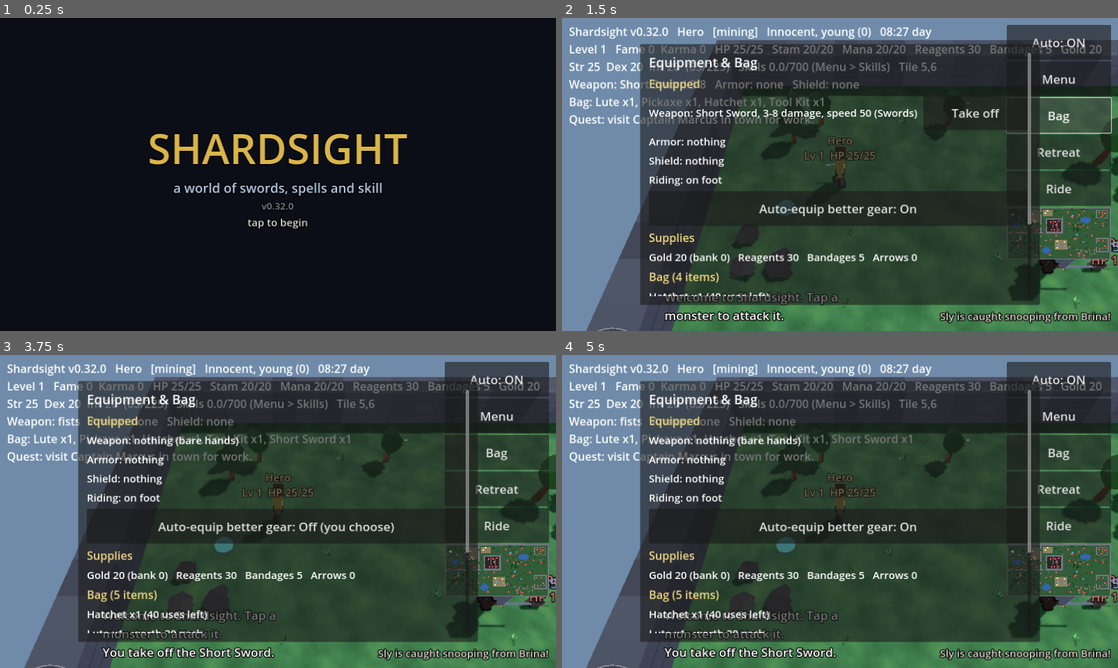
Above: before the commit, frames 1-4 (two rows, left to right).
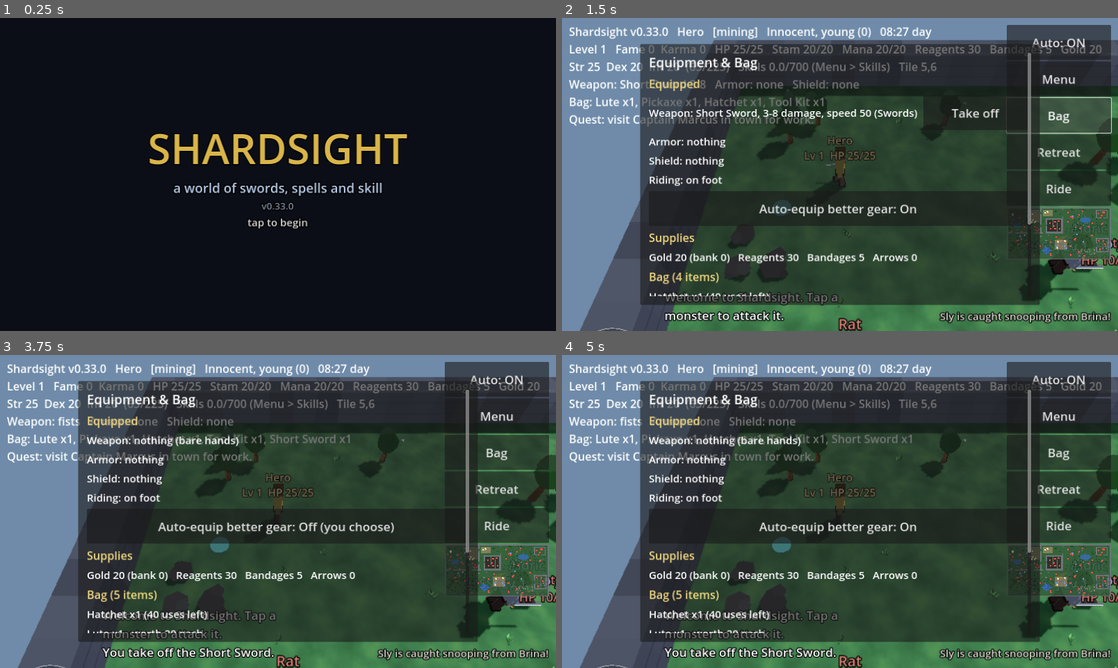
Above: after the commit, the same moments.

Repository: luckovsdeniss-denlu/Shardsight
Game: Godot game, scene res://scenes/main.tscn
Same seed, same stepped clock (60 frames per second), same inputs: the game is played once before the commit and once after it.
Inputs:
- Up to frame 1 (0.25 s): no input
- Up to frame 2 (1.5 s): click "Auto: ON" at 0.5 s; click "Bag" at 1.25 s
- Up to frame 3 (3.75 s): click "Retreat" at 2 s; click "Ride" at 2.75 s; click "Take off" at 3.5 s
- Up to frame 4 (5 s): click "Auto-equip better gear: Off (…" at 4.25 s

The runs differ from the first frame. In frame 1, less than 0.1% of the frame differs, in the area x 50-52%, y 59-62%; in frame 2, 2.7%; in frame 3, 2.8%, in the area x 3-100%, y 3-100%; in frame 4, 2.8%.

Commit message:
v0.33.0: performance — throttled AI, labels, auras and HUD; off-screen culling; baked minimap
Co-Authored-By: Claude Opus 5.5 <noreply@anthropic.com>
Claude-Session: https://claude.ai/code/session_01H6LNxUGdbevPyoRQBBzvxK

Diff:
--- a/project.godot
+++ b/project.godot
@@ -4,7 +4,7 @@
 [application]
 
 config/name="Shardsight"
-config/version="0.32.0"
+config/version="0.33.0"
 run/main_scene="res://scenes/main.tscn"
 config/features=PackedStringArray("4.3", "GL Compatibility")
 config/icon="res://icon.svg"
--- a/scripts/entity.gd
+++ b/scripts/entity.gd
@@ -210,6 +210,12 @@
 var swing_anim := 0.0
 var _last_pos := Vector3.ZERO
 var idle_time := 0.0           # seconds standing still with nothing to do
+var _think_acc := 0.0
+var _think_every := 0.12       # seconds between decisions (the hero decides faster)
+var _aura_acc := 0.0
+var _label_acc := 0.0
+var _cull_timer := 0.0
+var _near := true              # close enough to the camera to be drawn and animated
 var holo := false              # showing the idle hologram
 
 
@@ -271,6 +277,8 @@
 	mount_carry = float(cfg.get("mount_carry", 1.0))
 	saddle = float(cfg.get("saddle", 0.62))
 	is_boss = bool(cfg.get("boss", false))
+	_think_every = randf_range(0.1, 0.16)    # staggered, so not everyone decides on the same frame
+	_think_acc = randf() * _think_every
 	karma = int(cfg.get("karma", 0)) if p_kind != Kind.PLAYER else 0
 	# Players start with the first four circles and copy the rest from scrolls; monsters (and
 	# configs marked "all") know every spell.
@@ -309,13 +317,19 @@
 	if dead:
 		if ghost:
 			_ghost_tick(delta)
-			_animate(delta)
+			if _near:
+				_animate(delta)
 		else:
 			dead_timer -= delta
 			if dead_timer <= 0.0:
 				_respawn()
 		return
-	_animate(delta)
+	_cull_timer -= delta
+	if _cull_timer <= 0.0:
+		_cull_timer = 0.5
+		_update_cull()
+	if _near:
+		_animate(delta)
 	gate_cd = maxf(gate_cd - delta, 0.0)
 	swing_cd = maxf(swing_cd - delta, 0.0)
 	cast_cd = maxf(cast_cd - delta, 0.0)
@@ -360,31 +374,36 @@
 			return
 	if paralyzed_timer > 0.0:
 		paralyzed_timer -= delta          # frozen: no moving, swinging or casting
-		_refresh_label()
-		return
-	if role == "healer":
-		_heal_aura(delta)
-	elif role == "merchant":
-		_market_aura(delta)
-	elif role == "priest":
-		_priest_aura(delta)
+		_maybe_label(delta)
+		return
+	if role == "healer" or role == "merchant" or role == "priest":
+		_aura_acc += delta
+		if _aura_acc >= 0.25:              # town services 4 times a second, not every frame
+			match role:
+				"healer":
+					_heal_aura(_aura_acc)
+				"merchant":
+					_market_aura(_aura_acc)
+				"priest":
+					_priest_aura(_aura_acc)
+			_aura_acc = 0.0
 	if casting_id != "":
 		_cast_step(delta)
-		_refresh_label()
+		_maybe_label(delta)
 		return
 	if tame_timer > 0.0:
 		_tame_channel(delta)
-		_refresh_label()
+		_maybe_label(delta)
 		return
 	if perform_timer > 0.0:
 		_perform_channel(delta)
-		_refresh_label()
+		_maybe_label(delta)
 		return
 	if bandage_timer > 0.0:
 		bandage_timer -= delta
 		if bandage_timer <= 0.0:
 			_finish_bandage()
-		_refresh_label()
+		_maybe_label(delta)
 		return
 	_gear_timer -= delta
 	if _gear_timer <= 0.0:
@@ -393,10 +412,14 @@
 			_manage_gear()
 			if kind == Kind.PLAYER and (ai_enabled or not is_hero):
 				_auto_mount()
-	_think(delta)
+	# Decisions a few times a second (they scan everyone around); moving and swinging every frame.
+	_think_acc += delta
+	if _think_acc >= _think_every:
+		_think(_think_acc)
+		_think_acc = 0.0
 	_follow_path(delta)
 	_fight()
-	_refresh_label()
+	_maybe_label(delta)
 
 
 # --- decisions -------------------------------------------------------------
@@ -3921,3 +3944,31 @@
 		(mi as MeshInstance3D).material_overlay = Art.holo_mat() if holo else null
 	if holo and is_hero:
 		game.glitch(0.25, 0.15)              # a little flicker as it switches over
+
+
+# --- performance: what runs how often ------------------------------------------------------
+
+## Labels are rebuilt five times a second, and only for creatures near the camera.
+func _maybe_label(delta: float) -> void:
+	_label_acc += delta
+	if _label_acc >= 0.2 and _near:
+		_label_acc = 0.0
+		_refresh_label()
+
+
+## Creatures well outside the view aren't drawn or animated (they still act as usual).
+func _update_cull() -> void:
+	var h: Entity = game.hero
+	var near_now := true
+	if h != null and h != self and pet_owner != h:
+		var reach := 26.0 * float(game.property.cam_zoom) + 6.0
+		near_now = position.distance_squared_to(h.position) <= reach * reach
+	if near_now == _near:
+		return
+	_near = near_now
+	if rig != null:
+		rig.visible = _near
+	if label != null:
+		label.visible = _near
+	if _near:
+		_label_acc = 1.0                      # refresh the label at once
--- a/scripts/main.gd
+++ b/scripts/main.gd
@@ -2234,6 +2234,7 @@
 
 	hero = _spawn(Entity.Kind.PLAYER, "Hero", Bestiary.HERO, gold, Vector2i(5, 5))
 	hero.is_hero = true
+	hero._think_every = 0.05                  # the hero decides quickly, so taps feel immediate
 	_spawn(Entity.Kind.PLAYER, "Aldric", Bestiary.WARRIOR, blue, Vector2i(10, 10))
 	_spawn(Entity.Kind.PLAYER, "Mira", Bestiary.FIGHTER, blue, Vector2i(20, 18))
 	_spawn(Entity.Kind.PLAYER, "Selene", Bestiary.MAGE, blue, Vector2i(18, 8))
@@ -2634,7 +2635,13 @@
 		marker.visible = true
 		marker.position = hero.path[hero.path.size() - 1] + Vector3(0.0, 0.03, 0.0)
 	_follow_camera()
-	_update_hud()
+	_hud_timer -= delta
+	if _hud_timer <= 0.0:
+		_hud_timer = 0.2                     # the HUD text five times a second
+		_update_hud()
+
+
+var _hud_timer := 0.0
 
 
 func _update_hud() -> void:
--- a/scripts/minimap.gd
+++ b/scripts/minimap.gd
@@ -19,6 +19,26 @@
 var game
 var world: World
 var _timer := 0.0
+var _terrain: ImageTexture       # the map itself, drawn once (and again when a house changes it)
+var _revision := -1
+
+
+## Paints the terrain into a small image, one pixel per tile, scaled up when drawn.
+func _bake_terrain() -> void:
+	var img := Image.create(world.cols, world.rows, false, Image.FORMAT_RGBA8)
+	for y in range(world.rows):
+		for x in range(world.cols):
+			var c := Vector2i(x, y)
+			var t: int = world.tiles[y * world.cols + x]
+			var col: Color = COLORS.get(t, Color(0, 0, 0))
+			if t == World.Tile.GRASS and world.is_town(c):
+				col = Color(0.55, 0.50, 0.36)
+			elif t == World.Tile.GRASS and world.is_dungeon(c):
+				col = Color(0.17, 0.15, 0.14)
+			col.a = 0.85
+			img.set_pixel(x, y, col)
+	_terrain = ImageTexture.create_from_image(img)
+	_revision = world.revision
 
 
 func setup(p_game, p_world: World) -> void:
@@ -26,6 +46,7 @@
 	world = p_world
 	px = minf(4.0, MAX_WIDTH / float(world.cols))
 	custom_minimum_size = Vector2(world.cols, world.rows) * px
+	texture_filter = CanvasItem.TEXTURE_FILTER_NEAREST   # crisp tiles when the baked map is scaled up
 	mouse_filter = Control.MOUSE_FILTER_IGNORE
 
 
@@ -39,16 +60,9 @@
 func _draw() -> void:
 	if world == null:
 		return
-	draw_rect(Rect2(Vector2.ZERO, custom_minimum_size), Color(0, 0, 0, 0.5))
-	for y in range(world.rows):
-		for x in range(world.cols):
-			var c := Vector2i(x, y)
-			var col: Color = COLORS.get(world.tiles[y * world.cols + x], Color(0, 0, 0))
-			if world.is_town(c) and world.tiles[y * world.cols + x] == World.Tile.GRASS:
-				col = Color(0.55, 0.50, 0.36)
-			elif world.is_dungeon(c) and world.tiles[y * world.cols + x] == World.Tile.GRASS:
-				col = Color(0.17, 0.15, 0.14)
-			draw_rect(Rect2(Vector2(x, y) * px, Vector2(px, px)), col)
+	if _terrain == null or _revision != world.revision:
+		_bake_terrain()
+	draw_texture_rect(_terrain, Rect2(Vector2.ZERO, custom_minimum_size), false)
 	var list: Array = game.creatures
 	for item in list:
 		var e := item as Entity
--- a/scripts/world.gd
+++ b/scripts/world.gd
@@ -84,6 +84,7 @@
 var forge_tile := Vector2i(-1, -1)
 var house_nodes := {}            # house origin -> Node3D holding its meshes
 var decor: Array = []            # the grass tufts and flowers (hidden on Low graphics)
+var revision := 0                # bumped when tiles change (houses), so the minimap redraws them
 var _harvest_left := {}          # tile -> tries left
 var _regrow_at := {}             # tile -> Time.get_ticks_msec() when an exhausted node recovers
 
@@ -272,6 +273,7 @@
 
 
 func place_house(parent: Node3D, o: Vector2i, size := 3) -> void:
+	revision += 1
 	for c in house_wall_tiles(o, size):
 		tiles[c.y * cols + c.x] = Tile.HOUSE
 		astar.set_point_solid(c, true)
@@ -304,6 +306,7 @@
 
 
 func remove_house(o: Vector2i, size := 3) -> void:
+	revision += 1
 	for c in house_wall_tiles(o, size):
 		tiles[c.y * cols + c.x] = Tile.GRASS
 		astar.set_point_solid(c, false)
Not shown, changed: CHANGELOG.md
